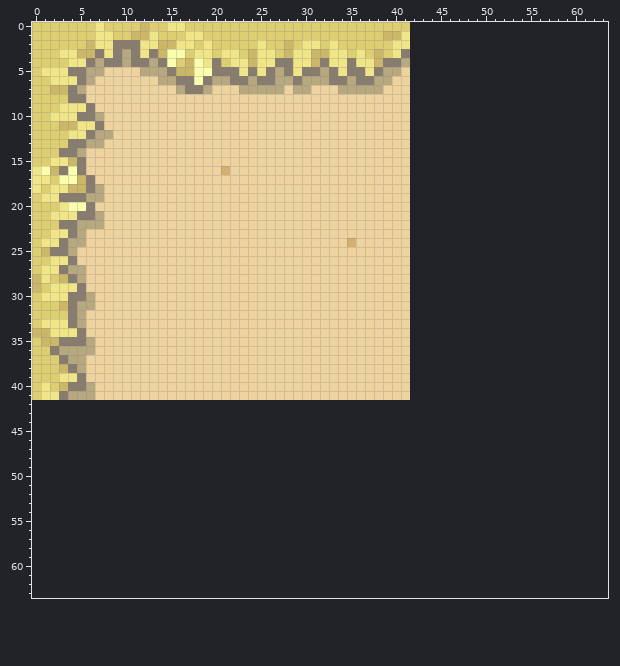
Edited in one commit: pixel-art sprite (texture/zemlya+grass_ugol.png). This is how it looked before the edit.
The file is 42x42 pixels. The old version is drawn lined up with the new one, on the new canvas.
Now the later version:
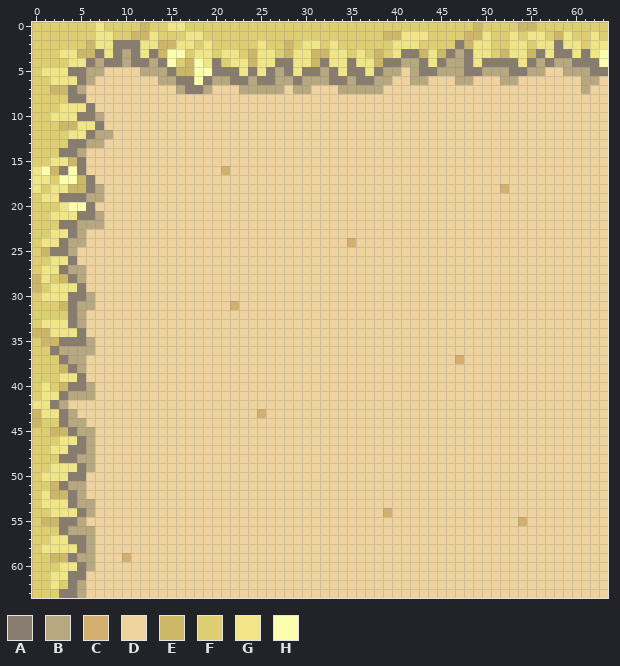
Palette (. is transparent): A #877c6d  B #b8a880  C #d4b070  D #eed39f  E #cbb767  F #ddcf71  G #f0e687  H #fbffad
The exact change:
canvas 42x42 -> 64x64
y 0: x 42..63 ...................... -> FFFFFFFEFFFFEEFFFFFFFF
y 1: x 42..63 ...................... -> GGFFFFEEGFFGFGGFEGFFGF
y 2: x 42..63 ...................... -> GFFFFAEGGFFGGFGGAGGFGG
y 3: x 42..63 ...................... -> AEGEABAGGFEGGEAGAAGAGH
y 4: x 42..63 ...................... -> BAGABBAGAAAAGABABBAAAH
y 5: x 42..63 ...................... -> BAABBBAABBBAABBDDBBBAA
y 6: x 42..63 ...................... -> BBDDDBBDDDBBDDDDDDDBBD
y 7: x 42..63 ...................... -> DDDDDDDDDDDDDDDDDDDBDD
y 8..17: x 42..63 ...................... -> DDDDDDDDDDDDDDDDDDDDDD
y 18: x 42..63 ...................... -> DDDDDDDDDDCDDDDDDDDDDD
y 19..30: x 42..63 ...................... -> DDDDDDDDDDDDDDDDDDDDDD
y 31: x 22 D -> C; x 42..63 ...................... -> DDDDDDDDDDDDDDDDDDDDDD
y 32..36: x 42..63 ...................... -> DDDDDDDDDDDDDDDDDDDDDD
y 37: x 42..63 ...................... -> DDDDDCDDDDDDDDDDDDDDDD
y 38..41: x 42..63 ...................... -> DDDDDDDDDDDDDDDDDDDDDD
y 42: x 0..63 ................................................................ -> GGABDDDDDDDDDDDDDDDDDDDDDDDDDDDDDDDDDDDDDDDDDDDDDDDDDDDDDDDDDDDD
y 43: x 0..63 ................................................................ -> EGGABDDDDDDDDDDDDDDDDDDDDCDDDDDDDDDDDDDDDDDDDDDDDDDDDDDDDDDDDDDD
y 44: x 0..63 ................................................................ -> EFFABBDDDDDDDDDDDDDDDDDDDDDDDDDDDDDDDDDDDDDDDDDDDDDDDDDDDDDDDDDD
y 45: x 0..63 ................................................................ -> FFEEABBDDDDDDDDDDDDDDDDDDDDDDDDDDDDDDDDDDDDDDDDDDDDDDDDDDDDDDDDD
y 46: x 0..63 ................................................................ -> FFFGGABDDDDDDDDDDDDDDDDDDDDDDDDDDDDDDDDDDDDDDDDDDDDDDDDDDDDDDDDD
y 47: x 0..63 ................................................................ -> FFGGAABDDDDDDDDDDDDDDDDDDDDDDDDDDDDDDDDDDDDDDDDDDDDDDDDDDDDDDDDD
y 48: x 0..63 ................................................................ -> FFFAABBDDDDDDDDDDDDDDDDDDDDDDDDDDDDDDDDDDDDDDDDDDDDDDDDDDDDDDDDD
y 49: x 0..63 ................................................................ -> FFGGGABDDDDDDDDDDDDDDDDDDDDDDDDDDDDDDDDDDDDDDDDDDDDDDDDDDDDDDDDD
y 50: x 0..63 ................................................................ -> FGGGAADDDDDDDDDDDDDDDDDDDDDDDDDDDDDDDDDDDDDDDDDDDDDDDDDDDDDDDDDD
y 51: x 0..63 ................................................................ -> FFEABBDDDDDDDDDDDDDDDDDDDDDDDDDDDDDDDDDDDDDDDDDDDDDDDDDDDDDDDDDD
y 52: x 0..63 ................................................................ -> FGEEABDDDDDDDDDDDDDDDDDDDDDDDDDDDDDDDDDDDDDDDDDDDDDDDDDDDDDDDDDD
y 53: x 0..63 ................................................................ -> FGGGABBDDDDDDDDDDDDDDDDDDDDDDDDDDDDDDDDDDDDDDDDDDDDDDDDDDDDDDDDD
y 54: x 0..63 ................................................................ -> FFGGGABDDDDDDDDDDDDDDDDDDDDDDDDDDDDDDDDCDDDDDDDDDDDDDDDDDDDDDDDD
y 55: x 0..63 ................................................................ -> FEEAABDDDDDDDDDDDDDDDDDDDDDDDDDDDDDDDDDDDDDDDDDDDDDDDDCDDDDDDDDD
y 56: x 0..63 ................................................................ -> FFFABBBDDDDDDDDDDDDDDDDDDDDDDDDDDDDDDDDDDDDDDDDDDDDDDDDDDDDDDDDD
y 57: x 0..63 ................................................................ -> FFGGAABDDDDDDDDDDDDDDDDDDDDDDDDDDDDDDDDDDDDDDDDDDDDDDDDDDDDDDDDD
y 58: x 0..63 ................................................................ -> FGGGGABDDDDDDDDDDDDDDDDDDDDDDDDDDDDDDDDDDDDDDDDDDDDDDDDDDDDDDDDD
y 59: x 0..63 ................................................................ -> FFEEABBDDDCDDDDDDDDDDDDDDDDDDDDDDDDDDDDDDDDDDDDDDDDDDDDDDDDDDDDD
y 60: x 0..63 ................................................................ -> FFFGGABDDDDDDDDDDDDDDDDDDDDDDDDDDDDDDDDDDDDDDDDDDDDDDDDDDDDDDDDD
y 61: x 0..63 ................................................................ -> FFGGAADDDDDDDDDDDDDDDDDDDDDDDDDDDDDDDDDDDDDDDDDDDDDDDDDDDDDDDDDD
y 62: x 0..63 ................................................................ -> FFGFABDDDDDDDDDDDDDDDDDDDDDDDDDDDDDDDDDDDDDDDDDDDDDDDDDDDDDDDDDD
y 63: x 0..63 ................................................................ -> FFFAABDDDDDDDDDDDDDDDDDDDDDDDDDDDDDDDDDDDDDDDDDDDDDDDDDDDDDDDDDD
Boxes around the changes in both pictures, in picture pixels (x1, y1, x2, y2):
changed: (32, 22, 608, 598)
